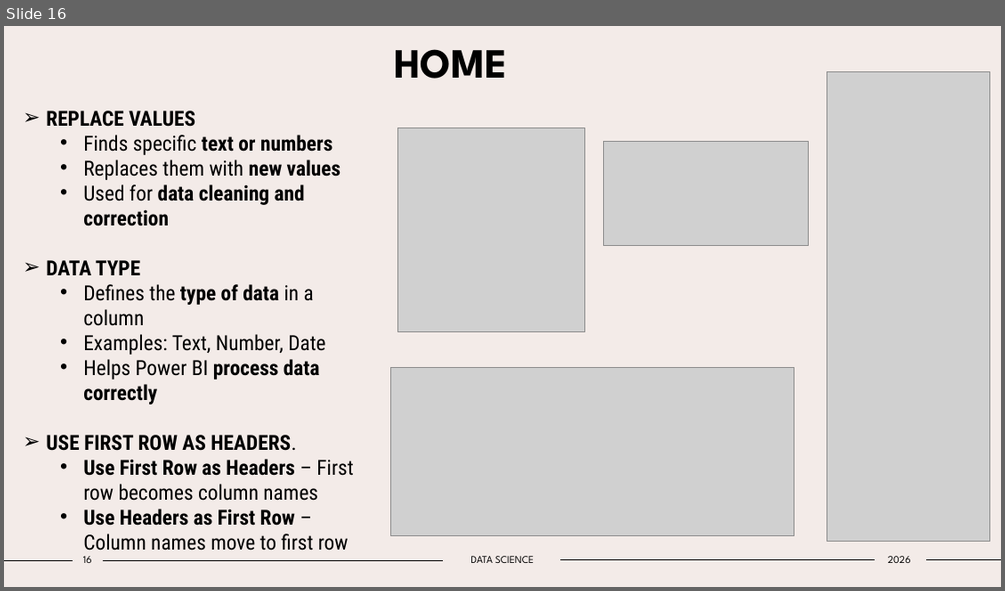
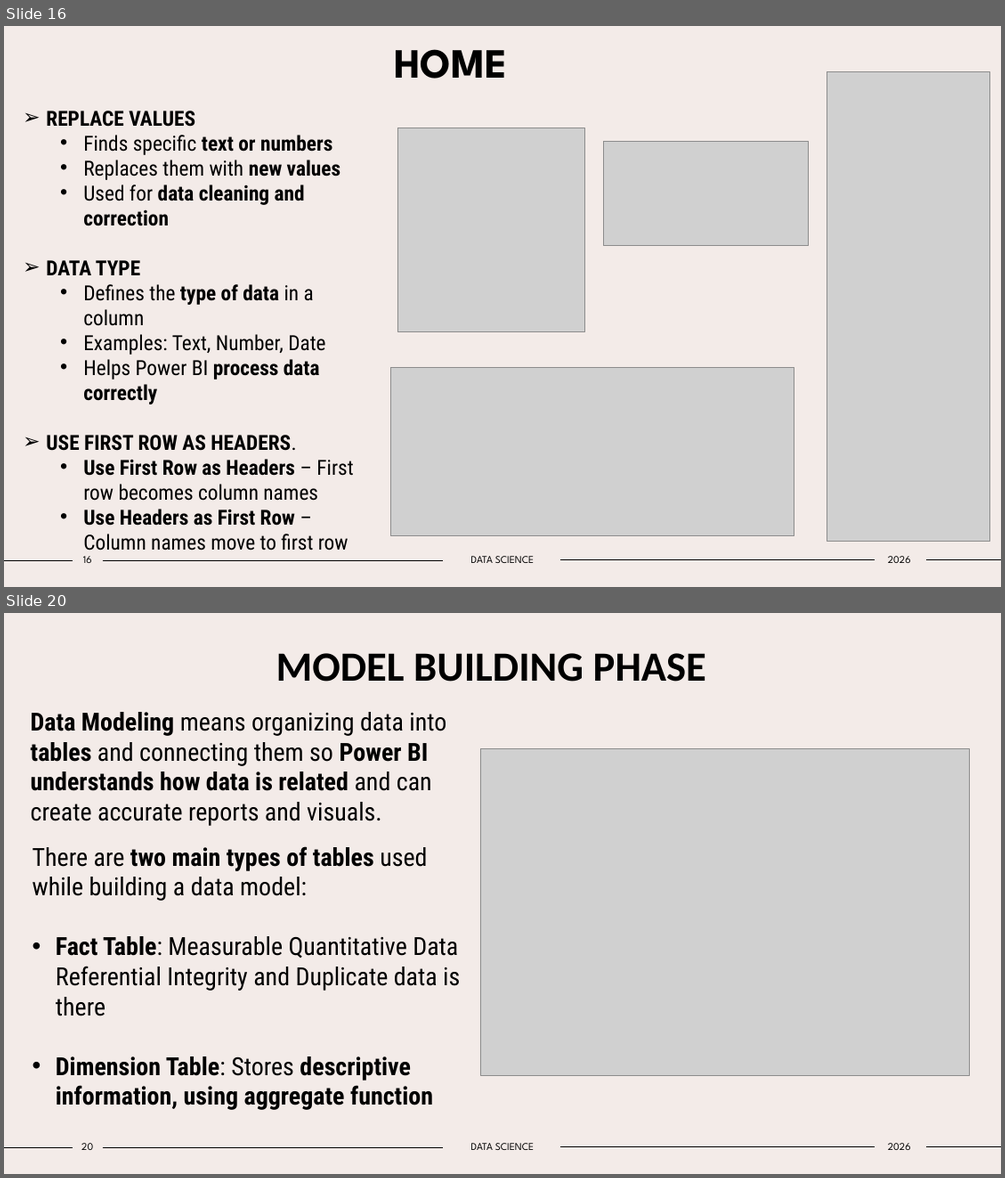
Before and after one commit to Tejas-Santosh-Nalawade/Data-Science-Internship, a slide deck: PPT/POWER_BI.pptx. Shown one above the other, each under a label of ours: slide 16 before the commit, slides 16 and 20 after it; the slides between them are not shown. The pictures are 1005x591 and 1005x1178 pixels, drawn with LibreOffice and Linux fonts; fonts in the diff are those of the drawing; grey boxes stand for pictures. Boxes give left, top, right and bottom in pixels: in the first picture for what was removed or moved away, otherwise in the second. Text is boxed around its words. In the diff, an @@ line names an element or a change of style, - is before the commit and + after.

Commit message:
Week 2 AND Week 3 work Data Modeling and DAX and Power BI

```diff
--- a/PPT/POWER_BI.pptx
+++ b/PPT/POWER_BI.pptx
@@ slide 20 added at (x1=4, y1=613, x2=1001, y2=1174), background #F3EBE8; not listed: 4 template elements that a slide beside it also shows @@
@@ title added at (x1=276, y1=653, x2=706, y2=682), 40 pt, text #000000, bold @@
+MODEL BUILDING PHASE
@@ text added at (x1=31, y1=712, x2=446, y2=826), 24 pt, text #000000 @@
+  Data Modeling means organizing data into tables and connecting them so Power BI understands how data is related and can create accurate reports and visuals.
@@ picture added at (x1=480, y1=749, x2=970, y2=1075) @@
@@ text added at (x1=32, y1=846, x2=460, y2=1110), 24 pt, text #000000 @@
+There are two main types of tables used while building a data model:
+• Fact Table: Measurable Quantitative Data Referential Integrity and Duplicate data is there
+• Dimension Table: Stores descriptive information, using aggregate function
@@ page number added at (x1=81, y1=1143, x2=93, y2=1150), 10 pt, text #000000 @@
+20
@@ text added at (x1=471, y1=1143, x2=534, y2=1150), 10 pt, text #000000 @@
+DATA SCIENCE
@@ text added at (x1=888, y1=1143, x2=911, y2=1150), 10 pt, text #000000 @@
+2026
```
Also in this commit, not shown: 2 slides changed, 12 other slides added, 10 other files.
